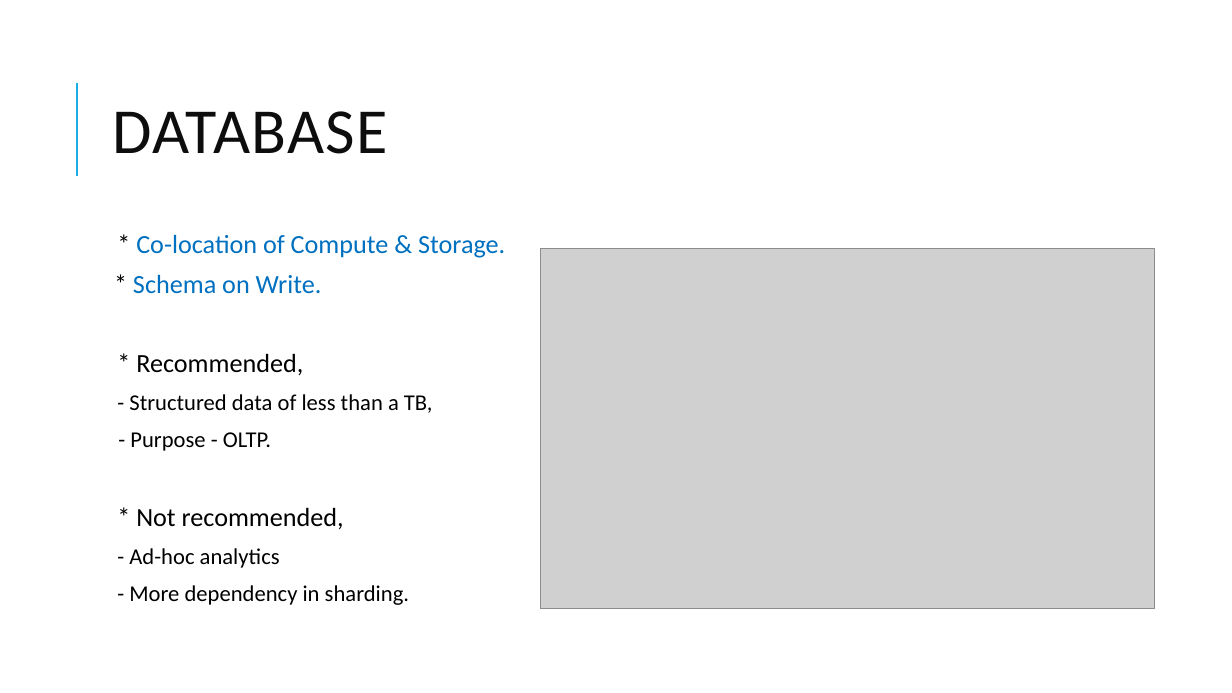
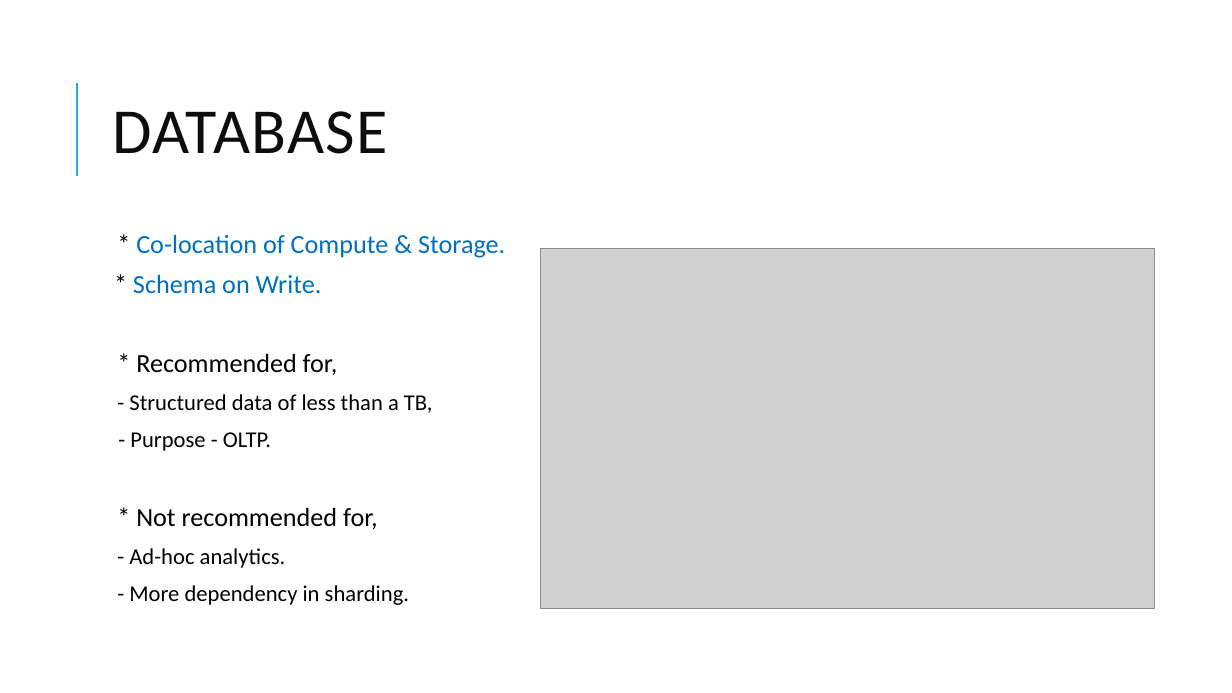
Before and after one commit to dinesarun/common, a slide deck: slide 5 of sessions/ChennaiAzureUserGroup/Snowflake_DW/Snowflake data warehouse.pptx. Drawn at 1232x693 pixels with LibreOffice and Linux fonts; fonts in the diff are those of the drawing; grey boxes stand for pictures. Boxes give left, top, right and bottom in pixels: in the first picture for what was removed or moved away, otherwise in the second. Text is boxed around its words. In the diff, an @@ line names an element or a change of style, - is before the commit and + after.

```diff
--- a/sessions/ChennaiAzureUserGroup/Snowflake_DW/Snowflake data warehouse.pptx
+++ b/sessions/ChennaiAzureUserGroup/Snowflake_DW/Snowflake data warehouse.pptx
@@ text at box(136, 353, 338, 375): text changed @@
-  * Recommended,
+  * Recommended for,
@@ text at box(129, 507, 378, 568): text changed @@
-  * Not recommended,
-  - Ad-hoc analytics
+  * Not recommended for,
+  - Ad-hoc analytics.
```
Also in this commit, not shown: 6 other slides changed, 3 slides added, 2 other files.
